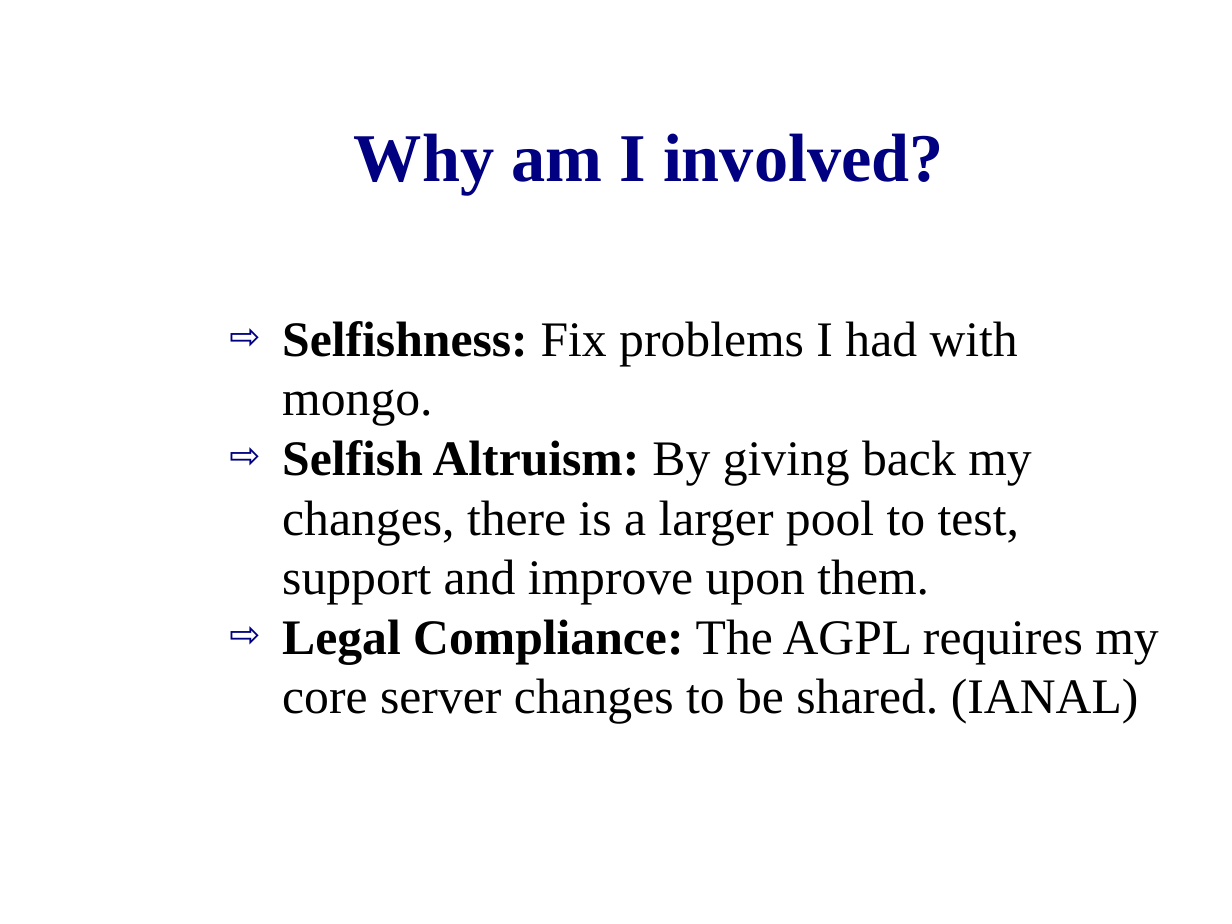
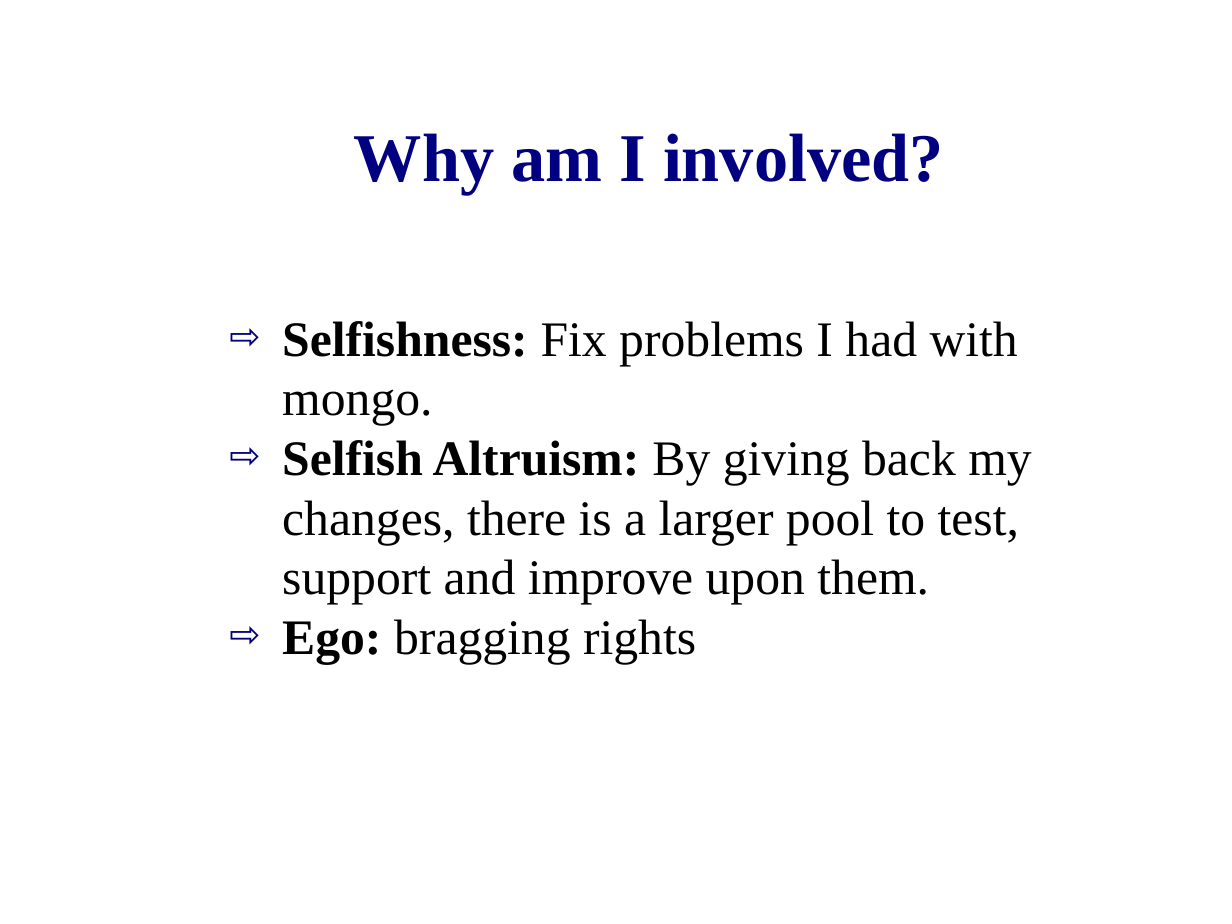
Before and after one commit to zippy1981/TalkMaterials, a slide deck: slide 4 of MongoDC/Tips for Getting Involved as a Contributor.odp. Drawn at 1232x924 pixels with LibreOffice and Linux fonts; fonts in the diff are those of the drawing; background and template pictures are left out. Boxes give left, top, right and bottom in pixels: in the first picture for what was removed or moved away, otherwise in the second. Text is boxed around its words. In the diff, an @@ line names an element or a change of style, - is before the commit and + after.

Commit message:
Final slides.

```diff
--- a/MongoDC/Tips for Getting Involved as a Contributor.odp
+++ b/MongoDC/Tips for Getting Involved as a Contributor.odp
@@ text at (x1=282, y1=619, x2=696, y2=664): text changed @@
-⇨ Legal Compliance: The AGPL requires my core server changes to be shared. (IANAL)
+⇨ Ego: bragging rights
```
Also in this commit, not shown: 2 other slides changed.
